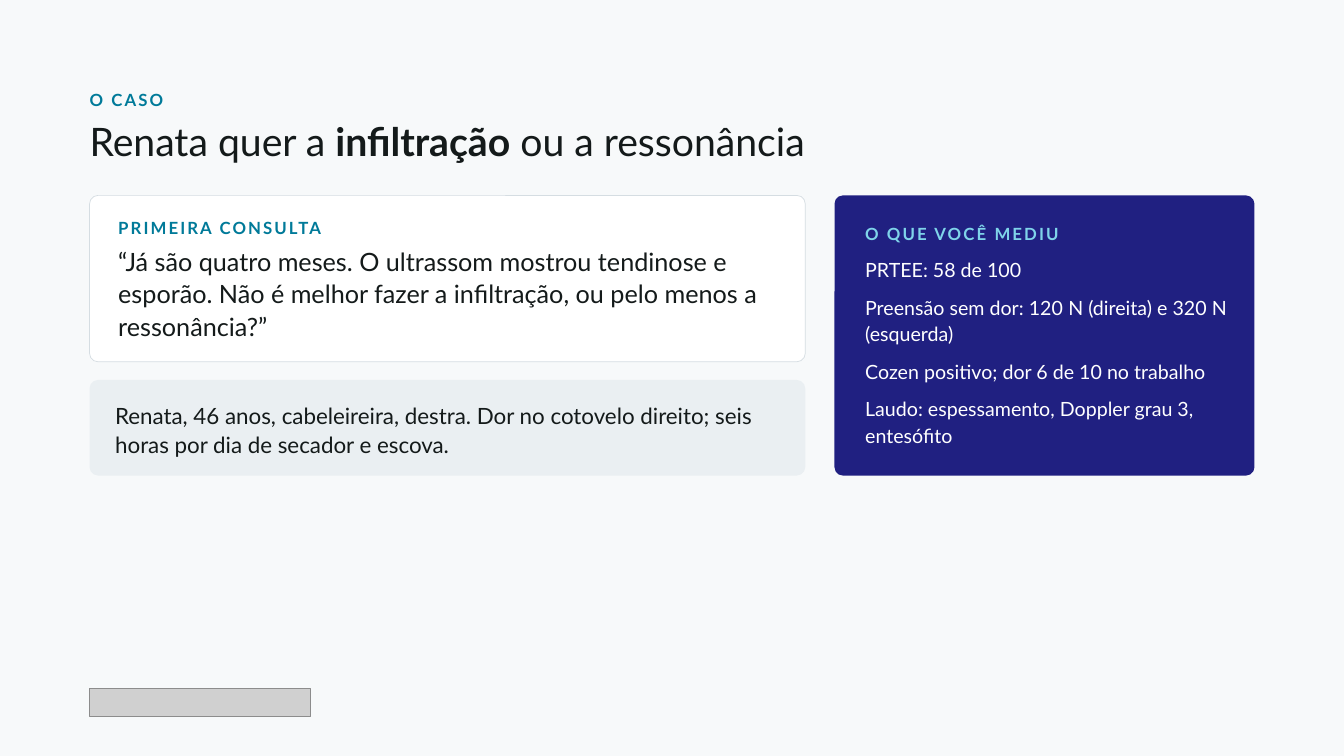
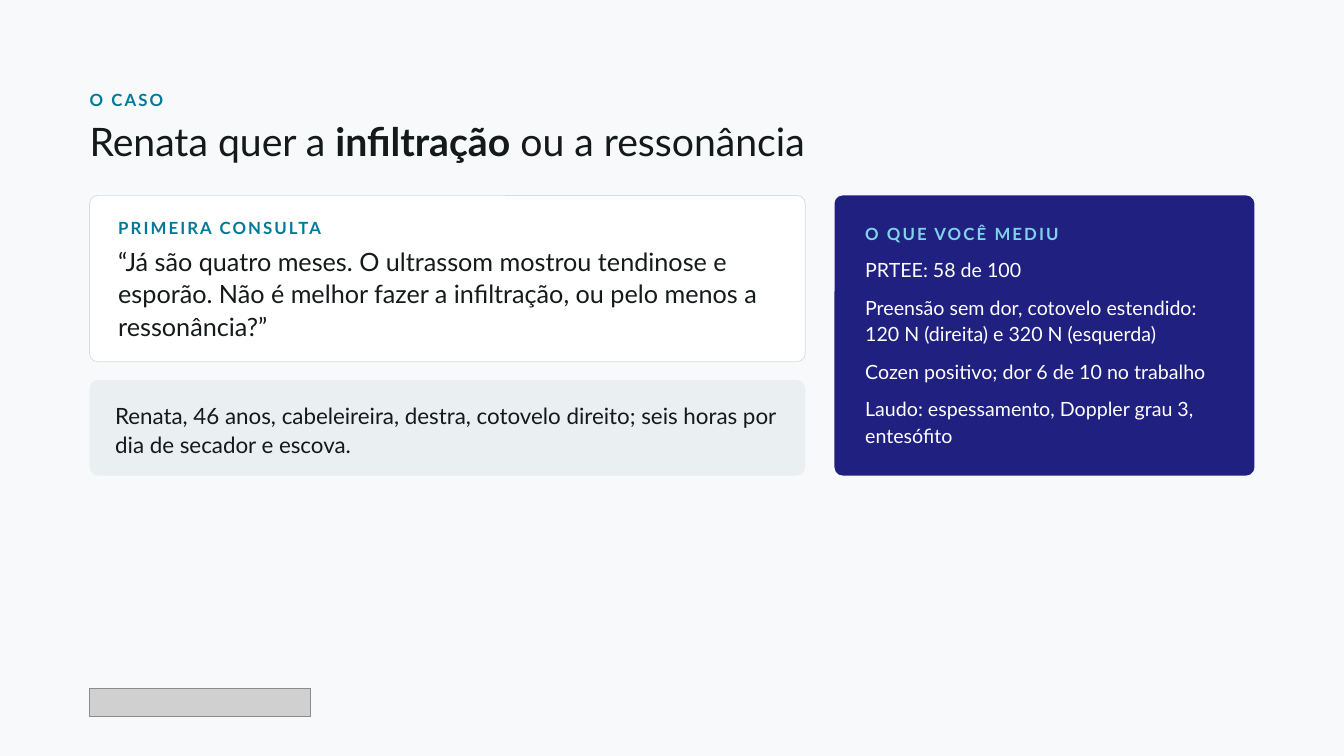
Before and after one commit to dossantosdanieel/illic, a slide deck: slide 3 of aulas/2026-11-cotovelo-lateral-1-diagnostico/04_aula/cotovelo-lateral-1-diagnostico.pptx. Drawn at 1344x756 pixels with LibreOffice and Linux fonts; fonts in the diff are those of the drawing; grey boxes stand for pictures. Boxes give left, top, right and bottom in pixels: in the first picture for what was removed or moved away, otherwise in the second. Text is boxed around its words. In the diff, an @@ line names an element or a change of style, - is before the commit and + after.

```diff
--- a/aulas/2026-11-cotovelo-lateral-1-diagnostico/04_aula/cotovelo-lateral-1-diagnostico.pptx
+++ b/aulas/2026-11-cotovelo-lateral-1-diagnostico/04_aula/cotovelo-lateral-1-diagnostico.pptx
@@ text in rounded rectangle at (865,300,1197,345): text changed @@
-Preensão sem dor: 120 N (direita) e 320 N (esquerda)
+Preensão sem dor, cotovelo estendido: 120 N (direita) e 320 N (esquerda)
@@ text in rounded rectangle at (115,407,776,453): text changed @@
-Renata, 46 anos, cabeleireira, destra. Dor no cotovelo direito; seis horas por dia de secador e escova.
+Renata, 46 anos, cabeleireira, destra, cotovelo direito; seis horas por dia de secador e escova.
```
Also in this commit, not shown: 9 other slides changed, 18 other files.
